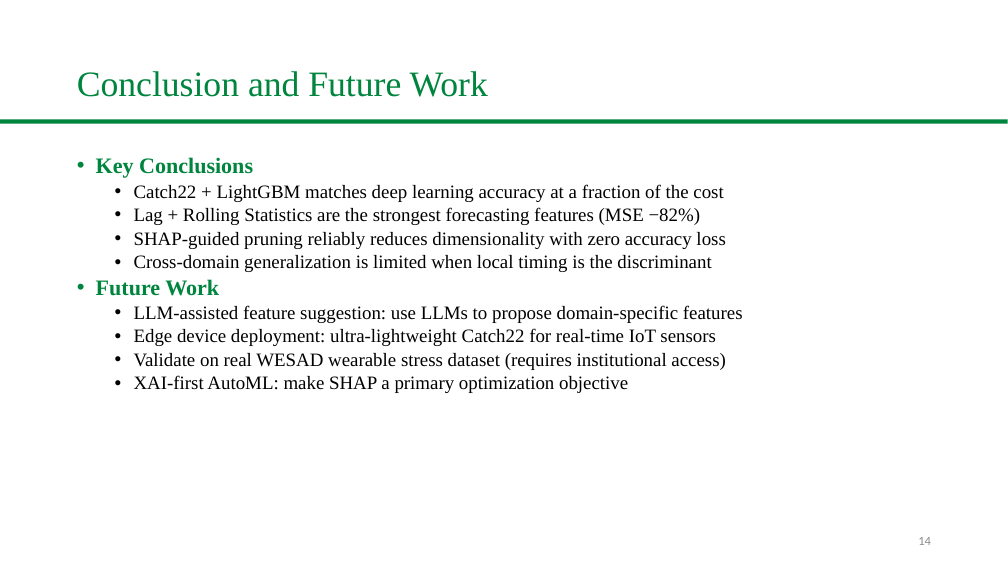
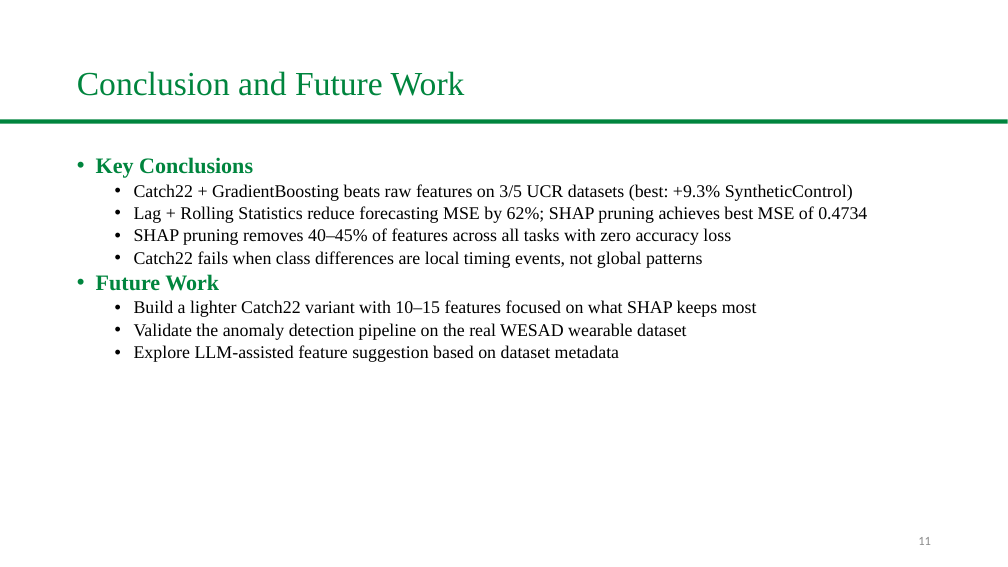
Before and after one commit to Ash-projects-personal/CSCE5222-Group18-FeatureEngineering, a slide deck: slide 11 of slides/Group18_UNT_Presentation.pptx (slide 14 before the commit). Drawn at 1008x567 pixels with LibreOffice and Linux fonts; fonts in the diff are those of the drawing; background and template pictures are left out. Boxes give left, top, right and bottom in pixels: in the first picture for what was removed or moved away, otherwise in the second. Text is boxed around its words. In the diff, an @@ line names an element or a change of style, - is before the commit and + after.

```diff
--- a/slides/Group18_UNT_Presentation.pptx
+++ b/slides/Group18_UNT_Presentation.pptx
@@ title "Conclusion and Future Work" at (77, 71, 465, 96): size 34 to 32 pt @@
@@ text at (134, 184, 867, 268): text changed; size 18 to 17 pt @@
-  • Catch22 + LightGBM matches deep learning accuracy at a fraction of the cost
-  • Lag + Rolling Statistics are the strongest forecasting features (MSE −82%)
-  • SHAP-guided pruning reliably reduces dimensionality with zero accuracy loss
-  • Cross-domain generalization is limited when local timing is the discriminant
+  • Catch22 + GradientBoosting beats raw features on 3/5 UCR datasets (best: +9.3% SyntheticControl)
+  • Lag + Rolling Statistics reduce forecasting MSE by 62%; SHAP pruning achieves best MSE of 0.4734
+  • SHAP pruning removes 40–45% of features across all tasks with zero accuracy loss
+  • Catch22 fails when class differences are local timing events, not global patterns
@@ text at (134, 300, 757, 362): text changed; size 18 to 17 pt @@
-  • LLM-assisted feature suggestion: use LLMs to propose domain-specific features
-  • Edge device deployment: ultra-lightweight Catch22 for real-time IoT sensors
-  • Validate on real WESAD wearable stress dataset (requires institutional access)
-  • XAI-first AutoML: make SHAP a primary optimization objective
+  • Build a lighter Catch22 variant with 10–15 features focused on what SHAP keeps most
+  • Validate the anomaly detection pipeline on the real WESAD wearable dataset
+  • Explore LLM-assisted feature suggestion based on dataset metadata
@@ page number at (918, 537, 931, 545): text changed @@
-14
+11
```
Also in this commit, not shown: 10 other slides changed, 4 slides removed, 2 other files.
